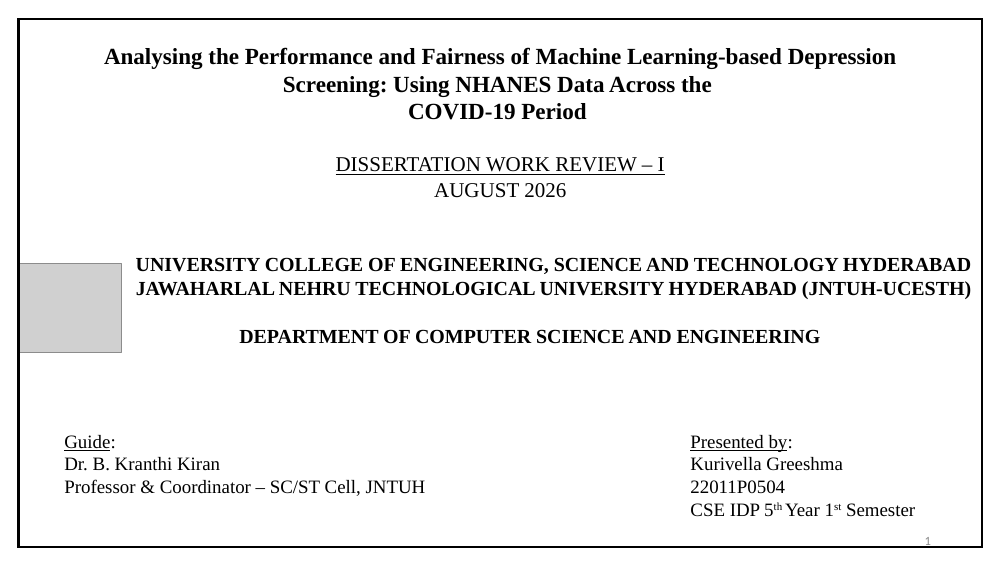
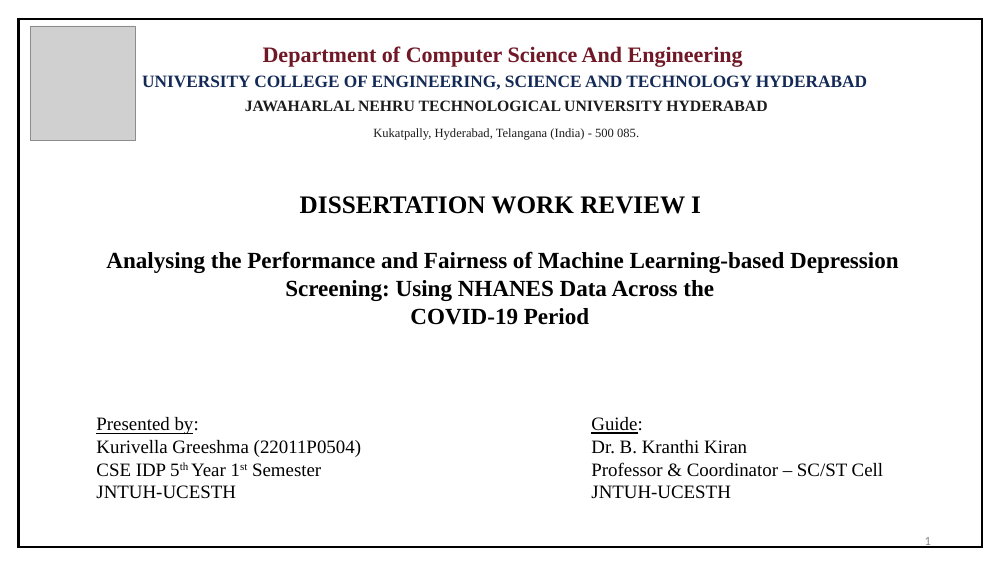
Before and after one commit to premsairock0/prc, a slide deck: slide 1 of 22011P0504 - greeshma prc.pptx. Drawn at 1008x567 pixels with LibreOffice and Linux fonts; fonts in the diff are those of the drawing; grey boxes stand for pictures. Boxes give left, top, right and bottom in pixels: in the first picture for what was removed or moved away, otherwise in the second. Text is boxed around its words. In the diff, an @@ line names an element or a change of style, - is before the commit and + after.

```diff
--- a/22011P0504 - greeshma prc.pptx
+++ b/22011P0504 - greeshma prc.pptx
@@ picture added at [30, 26, 135, 141] @@
@@ text added at [263, 46, 743, 67], 21 pt, text #701826, bold @@
+Department of Computer Science And Engineering
@@ text added at [142, 75, 867, 90], 16.5 pt, text #142A56, bold @@
+UNIVERSITY COLLEGE OF ENGINEERING, SCIENCE AND TECHNOLOGY HYDERABAD
@@ text added at [245, 100, 767, 112], 15 pt, text #1C1C1C, bold @@
+JAWAHARLAL NEHRU TECHNOLOGICAL UNIVERSITY HYDERABAD
@@ text added at [373, 128, 639, 140], 12 pt, text #1C1C1C @@
+Kukatpally, Hyderabad, Telangana (India) - 500 085.
@@ text at [336, 157, 665, 198]: paragraphs removed @@
-DISSERTATION WORK REVIEW – I
-AUGUST 2026
@@ text added at [300, 196, 701, 214], 24 pt, text #000000, bold @@
+DISSERTATION WORK REVIEW I
@@ picture removed at [20, 264, 121, 352] @@
@@ text "Analysing the Performance and Fairness ...": place and size @@
-text "Analysing the Performance and Fairness ..." at [104, 47, 896, 198]
+text "Analysing the Performance and Fairness ..." at [106, 251, 898, 325]
@@ text removed at [136, 257, 971, 344] @@
-UNIVERSITY COLLEGE OF ENGINEERING, SCIENCE AND TECHNOLOGY HYDERABAD
-JAWAHARLAL NEHRU TECHNOLOGICAL UNIVERSITY HYDERABAD (JNTUH-UCESTH)
-DEPARTMENT OF COMPUTER SCIENCE AND ENGINEERING
@@ text "Presented by:": place and size @@
-text "Presented by:" at [690, 435, 915, 517]
+text "Presented by:" at [96, 417, 361, 499]
@@ text "Guide:": place and size @@
-text "Guide:" at [64, 435, 426, 496]
+text "Guide:" at [591, 417, 883, 499]
@@ text at [96, 440, 361, 457]: text changed @@
-Kurivella Greeshma
-22011P0504
+Kurivella Greeshma (22011P0504)
@@ text at [591, 462, 883, 499]: text changed @@
-Professor & Coordinator – SC/ST Cell, JNTUH
+Professor & Coordinator – SC/ST Cell
+JNTUH-UCESTH
@@ text at [96, 485, 236, 499]: paragraph added @@
+JNTUH-UCESTH
```
Also in this commit, not shown: 11 other files.
